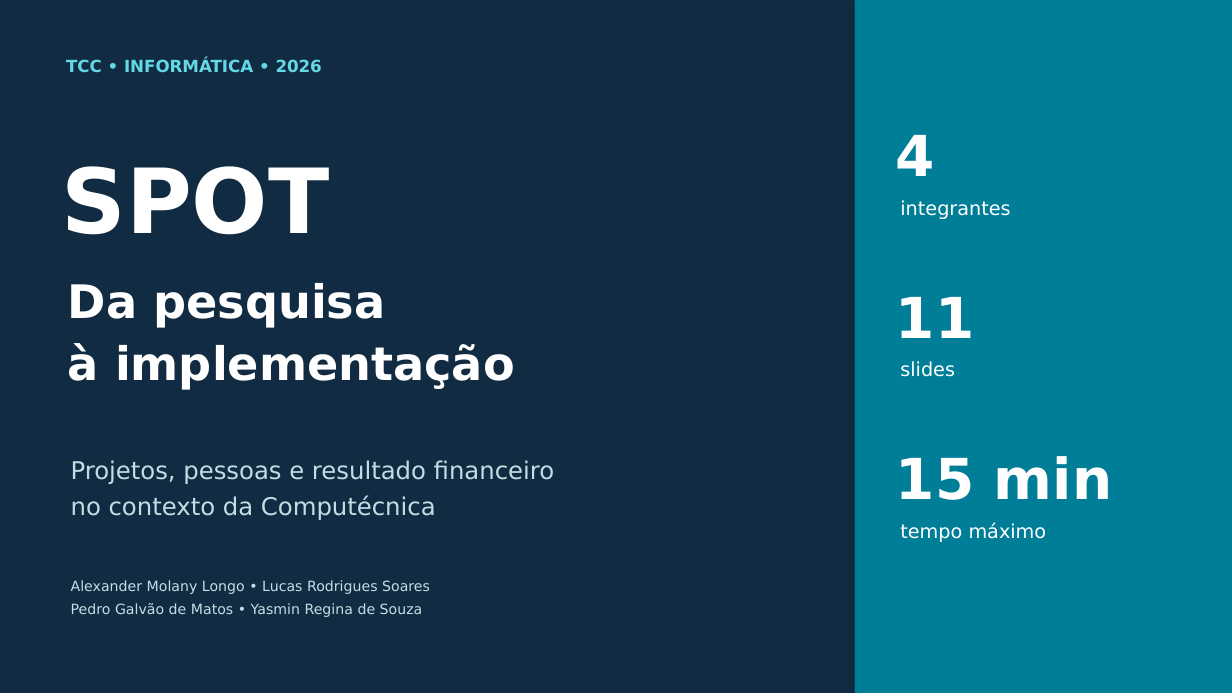
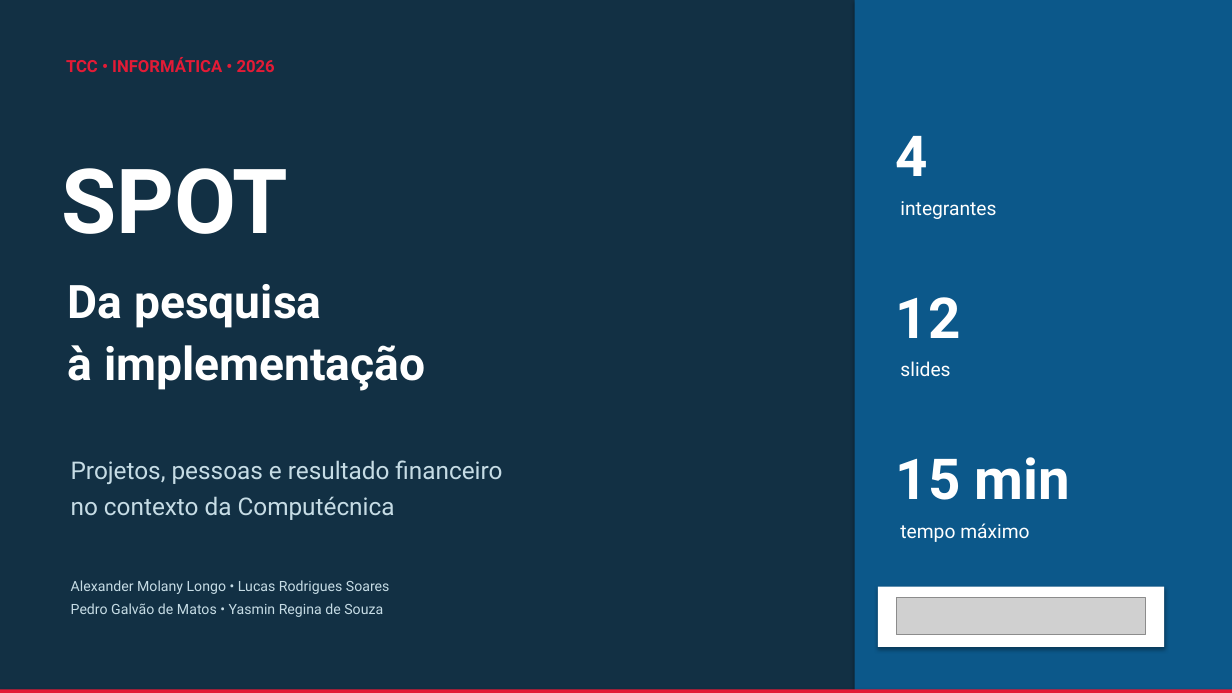
Before and after one commit to iamnotlittleprince/SPOT, a slide deck: slide 1 of docs/tcc/SPOT-Defesa-TCC-revisado.pptx. Drawn at 1232x693 pixels with LibreOffice and Linux fonts; fonts in the diff are those of the drawing; grey boxes stand for pictures. Boxes give left, top, right and bottom in pixels: in the first picture for what was removed or moved away, otherwise in the second. Text is boxed around its words. In the diff, an @@ line names an element or a change of style, - is before the commit and + after.

```diff
--- a/docs/tcc/SPOT-Defesa-TCC-revisado.pptx
+++ b/docs/tcc/SPOT-Defesa-TCC-revisado.pptx
@@ background #112C42 to #123044 @@
@@ rectangle at [855,0,1232,693]: fill #007E98 to #0C588A @@
@@ text "TCC • INFORMÁTICA • 2026" at [66,57,275,72]: font DejaVu Sans to Roboto, text colour #64D9E6 to #E31B36 @@
@@ text at [896,297,961,338]: text changed; font DejaVu Sans to Roboto @@
-11
+12
@@ font DejaVu Sans to Roboto in 9 elements at [61,168,288,234], [68,284,425,391], [71,460,502,520], [71,580,390,617], [896,136,928,176], [900,201,996,219], [900,361,950,376], [896,457,1070,500], [900,523,1029,542] @@
@@ rectangle added at [878,587,1165,647], fill #FFFFFF @@
@@ picture added at [897,598,1146,635] @@
@@ rectangle added at [0,689,1232,693], fill #E31B36 @@
```
Also in this commit, not shown: 10 other slides changed, 1 slide added, 18 other files.
